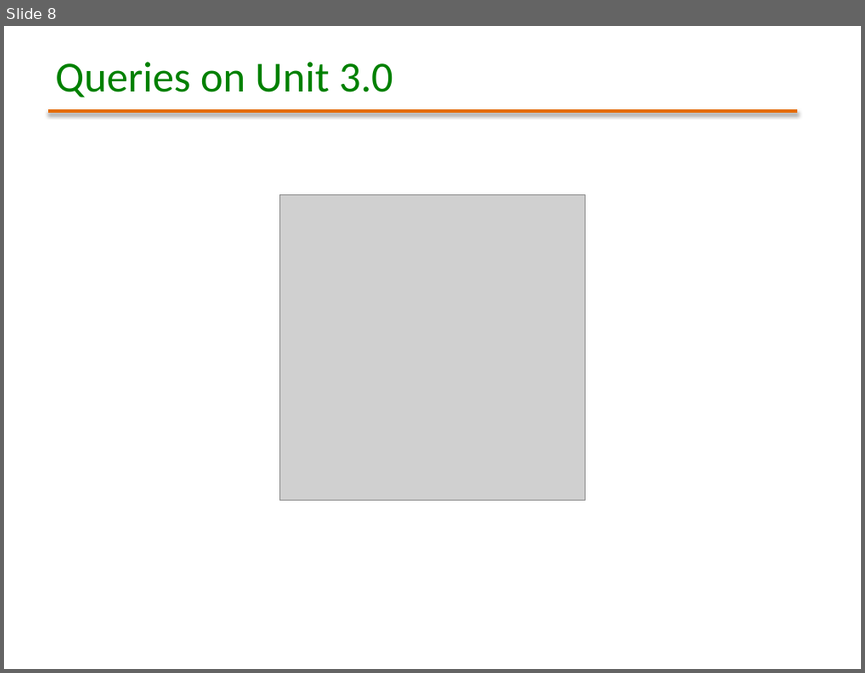
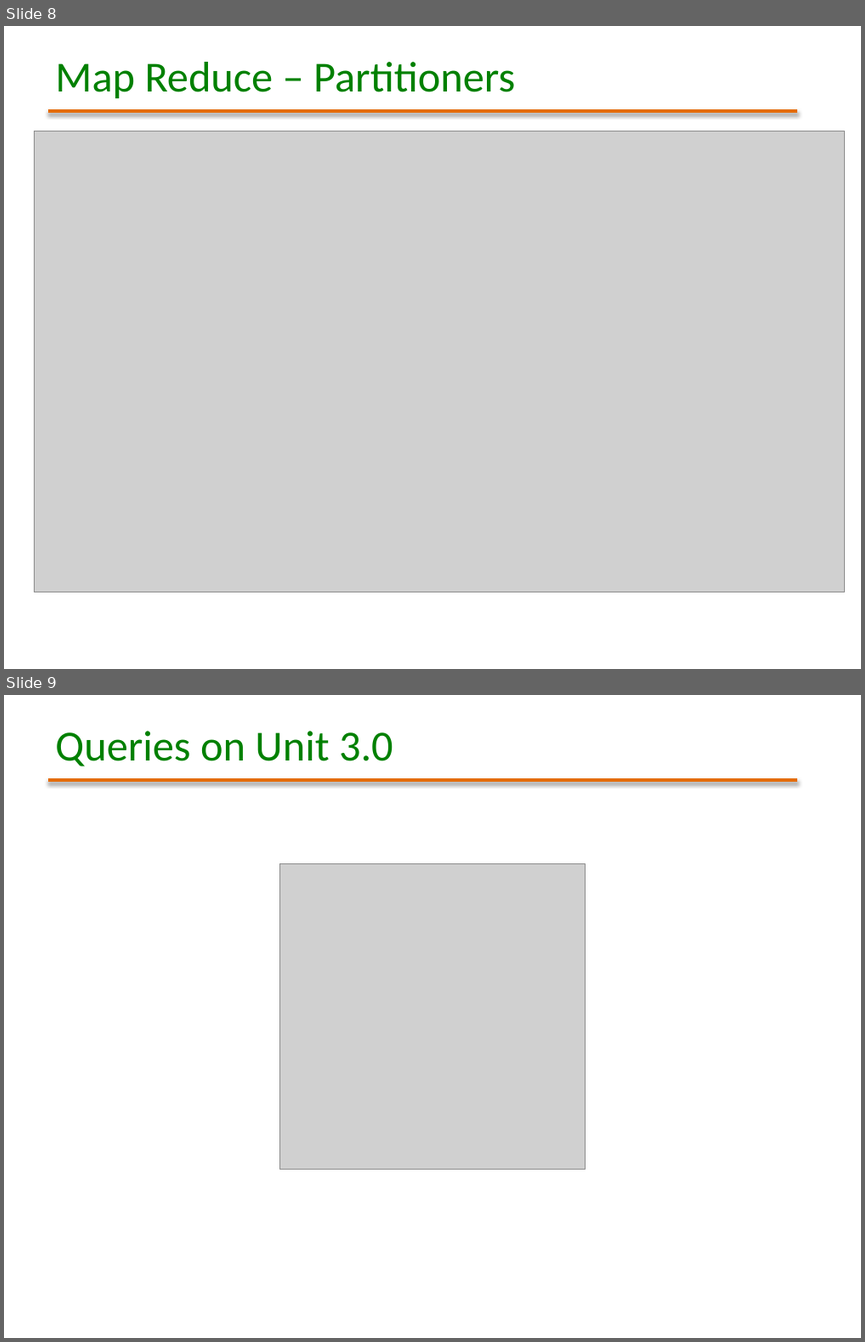
Before and after one commit to masroorrizvi/ManipalSessions, a slide deck: Hadoop Webinar - Session 3 (Hadoop Map Reduce - Concepts & Hands On).pptx. Shown one above the other, each under a label of ours: slide 8 before the commit, slides 8 and 9 after it. The pictures are 865x673 and 865x1342 pixels, drawn with LibreOffice and Linux fonts; fonts in the diff are those of the drawing; grey boxes stand for pictures; background and template pictures are left out. Boxes give left, top, right and bottom in pixels: in the first picture for what was removed or moved away, otherwise in the second. Text is boxed around its words. In the diff, an @@ line names an element or a change of style, - is before the commit and + after.

```diff
--- a/Hadoop Webinar - Session 3 (Hadoop Map Reduce - Concepts & Hands On).pptx
+++ b/Hadoop Webinar - Session 3 (Hadoop Map Reduce - Concepts & Hands On).pptx
@@ slide 8 added at [4, 26, 861, 669], background picture (left out); not listed: 1 template element that a slide beside it also shows @@
@@ title added at [55, 62, 515, 98], 36 pt, text #008000 @@
+Map Reduce – Partitioners
@@ picture added at [34, 131, 844, 592] @@
@@ what was slide 8 is now slide 9 @@
```
Also in this commit, not shown: 1 other file.
